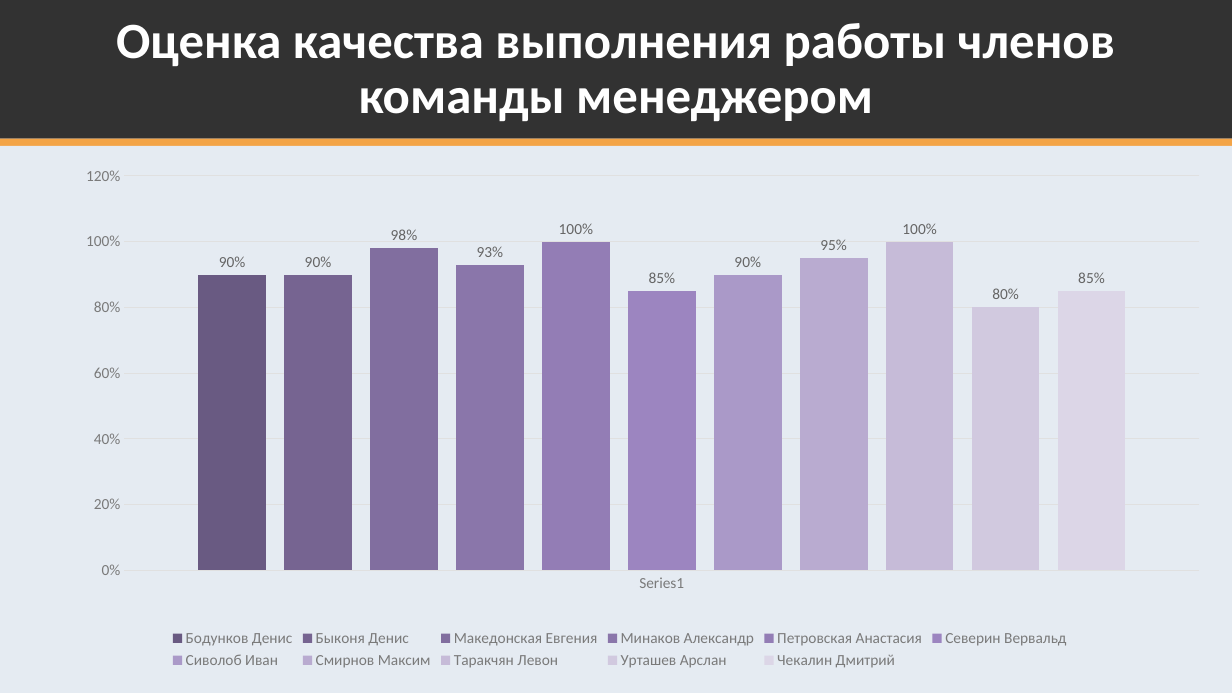
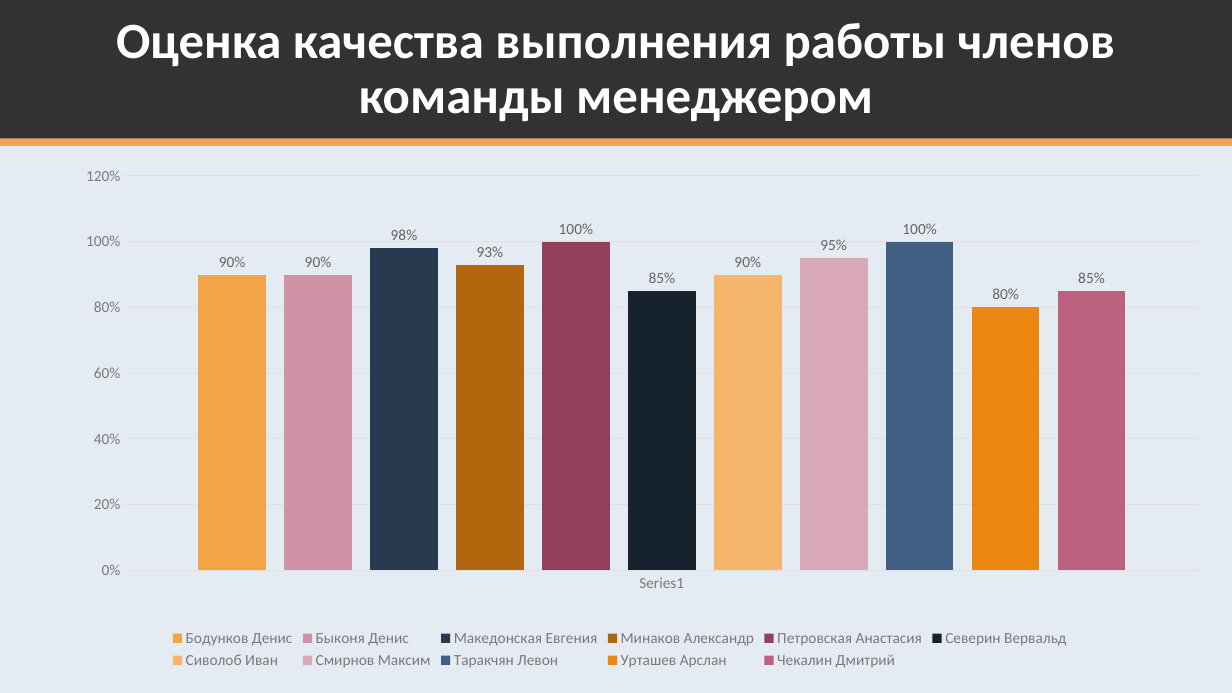
Before and after one commit to K224/TPKS, a slide deck: slide 21 of k224-docs/Presentazia_21_relis.pptx (slide 19 before the commit). Drawn at 1232x693 pixels with LibreOffice and Linux fonts; fonts in the diff are those of the drawing. Boxes give left, top, right and bottom in pixels: in the first picture for what was removed or moved away, otherwise in the second. Text is boxed around its words. In the diff, an @@ line names an element or a change of style, - is before the commit and + after.

```diff
--- a/k224-docs/Presentazia_21_relis.pptx
+++ b/k224-docs/Presentazia_21_relis.pptx
@@ column chart at <box>41,160,1201,673</box> @@
@@ colour of Бодунков Денис #6A5A82 to #F3A447 @@
@@ colour of Быконя Денис #766592 to #D092A7 @@
@@ colour of Македонская Евгения #816E9F to #27394E @@
@@ colour of Минаков Александр #8A76AA to #B1650C @@
@@ colour of Петровская Анастасия #947EB6 to #94405D @@
@@ colour of Северин Вервальд #9C85C0 to #17222F @@
@@ colour of Сиволоб Иван #AB99C8 to #F5B66C @@
@@ colour of Смирнов Максим #B9ACD1 to #D9A8B9 @@
@@ colour of Таракчян Левон #C6BCD9 to #415F82 @@
@@ colour of Урташев Арслан #D1C9E0 to #EC870F @@
@@ colour of Чекалин Дмитрий #DCD7E7 to #BB617F @@
```
Also in this commit, not shown: 11 other slides changed, 4 slides added, 2 slides removed.
